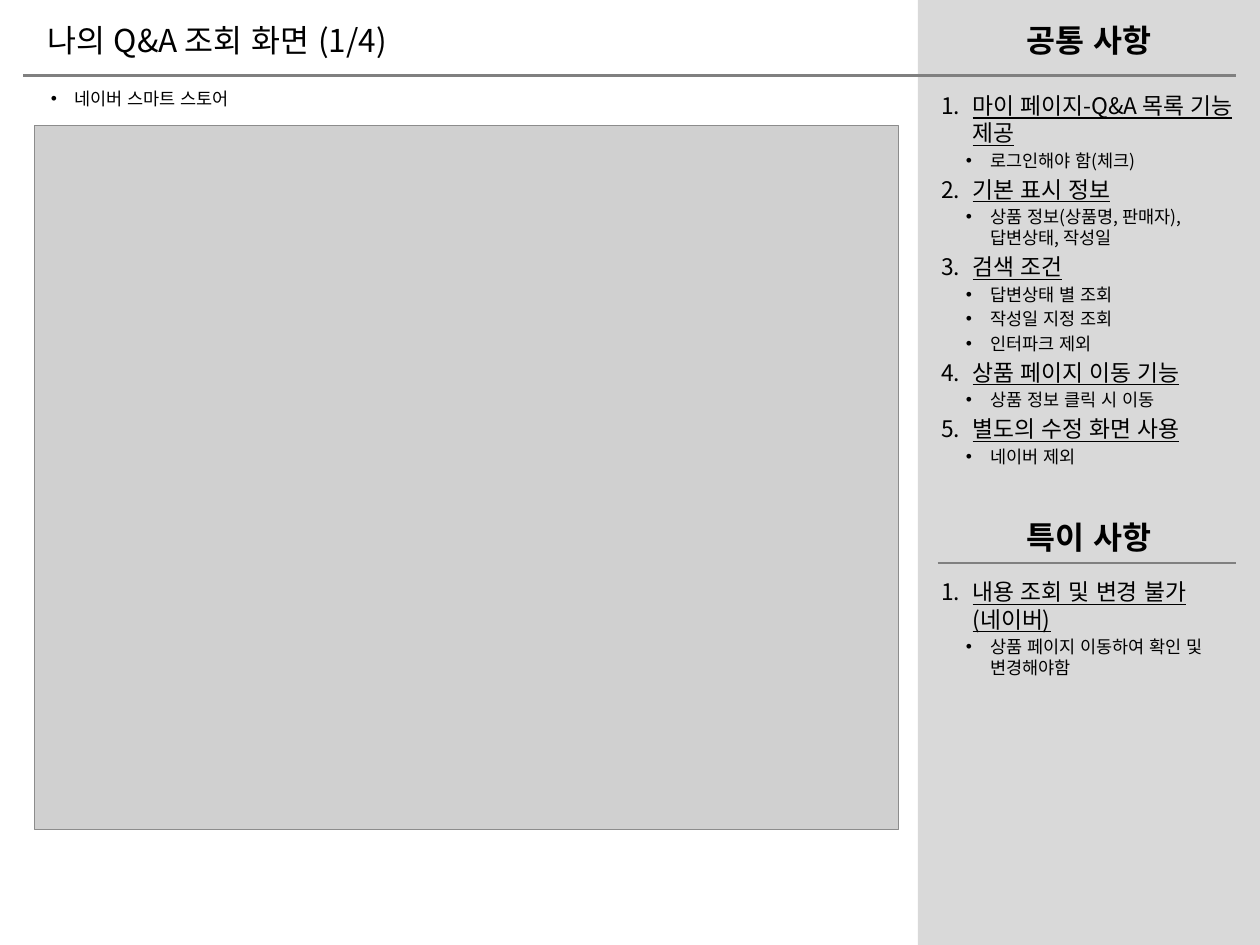
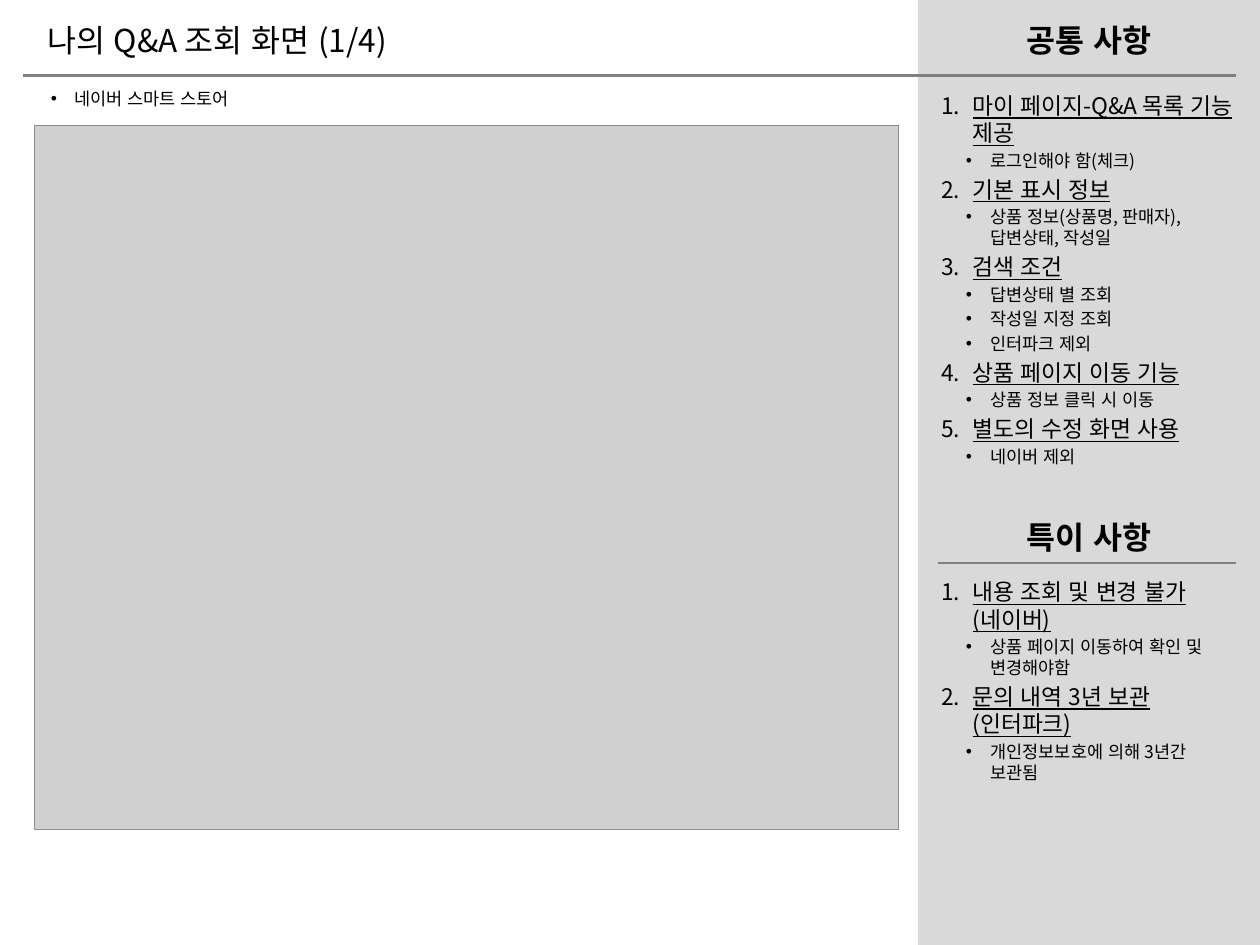
Before and after one commit to catveloper365/project_qnaboard, a slide deck: slide 12 of deliverables/오픈마켓QnA게시판분석/오픈마켓QnA게시판분석_사용자.pptx. Drawn at 1260x945 pixels with LibreOffice and Linux fonts; fonts in the diff are those of the drawing; grey boxes stand for pictures. Boxes give left, top, right and bottom in pixels: in the first picture for what was removed or moved away, otherwise in the second. Text is boxed around its words. In the diff, an @@ line names an element or a change of style, - is before the commit and + after.

Commit message:
Docs: QnA분석 사용자 설명 보완
사용자 기능 - 공통사항, 특이사항 내용 추가
표지의 버전 정보 제거

Related to: #3

```diff
--- a/deliverables/오픈마켓QnA게시판분석/오픈마켓QnA게시판분석_사용자.pptx
+++ b/deliverables/오픈마켓QnA게시판분석/오픈마켓QnA게시판분석_사용자.pptx
@@ text at <box>973,686,1187,780</box>: paragraphs added @@
+2. 문의 내역 3년 보관
+   (인터파크)
+  • 개인정보보호에 의해 3년간 보관됨
```
Also in this commit, not shown: 10 other slides changed, 1 other file.
